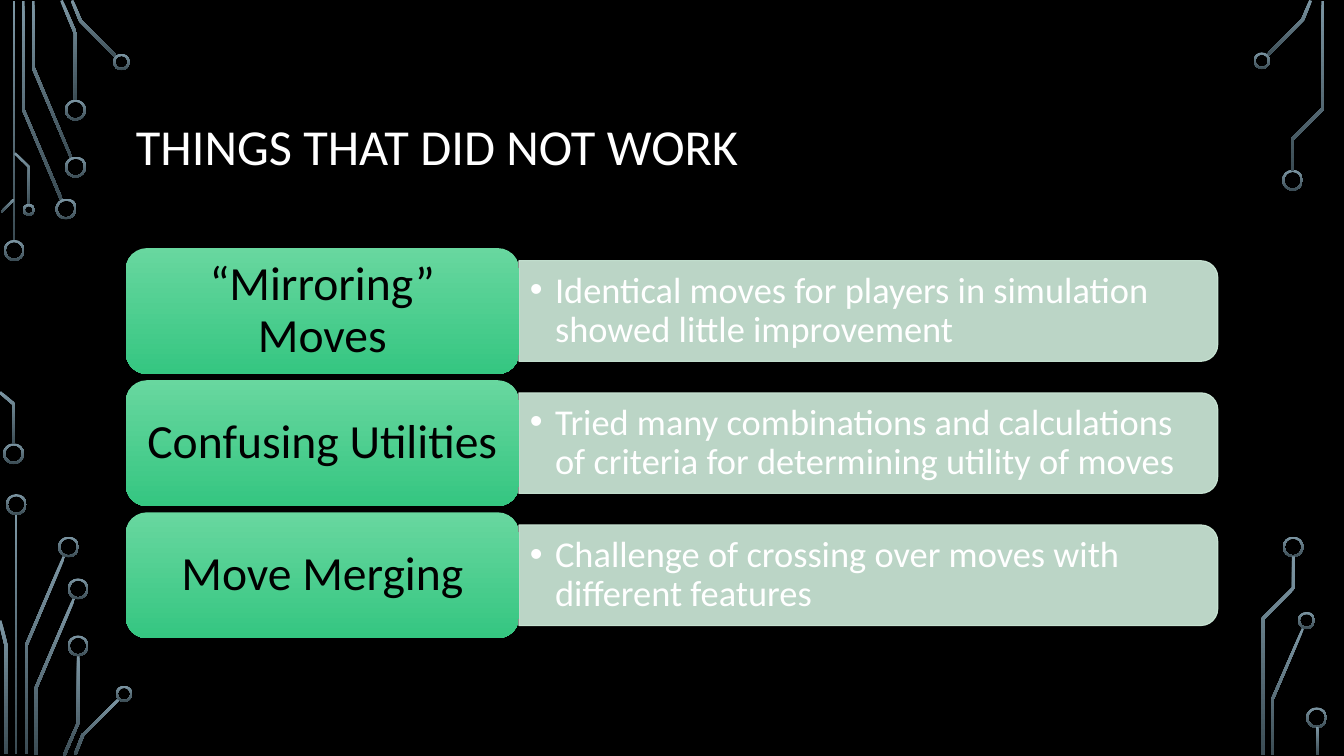
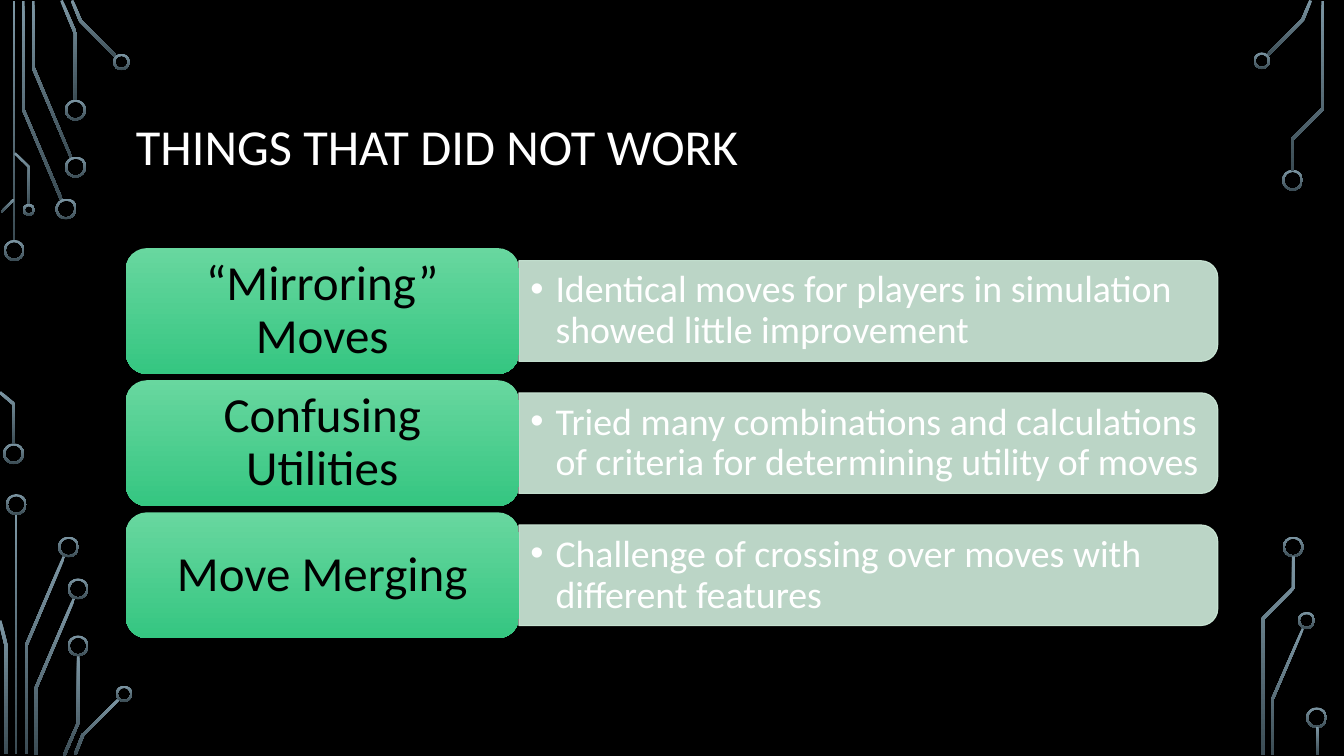
Before and after one commit to acbart/attribute-learning-system, a slide deck: slide 14 of presentation/Attribute Learning System Presentation.pptx (slide 11 before the commit). Drawn at 1344x756 pixels with LibreOffice and Linux fonts; fonts in the diff are those of the drawing; background and template pictures are left out. Boxes give left, top, right and bottom in pixels: in the first picture for what was removed or moved away, otherwise in the second. Text is boxed around its words. In the diff, an @@ line names an element or a change of style, - is before the commit and + after.

```diff
--- a/presentation/Attribute Learning System Presentation.pptx
+++ b/presentation/Attribute Learning System Presentation.pptx
@@ size 34 to 35 pt in 3 elements at (206,265,438,354), (224,398,421,486), (177,557,468,600) @@
@@ size 26 to 27 pt in 3 elements at (556,276,1172,349), (556,409,1198,481), (556,541,1141,608) @@
```
Also in this commit, not shown: 5 other slides changed, 3 slides added.
